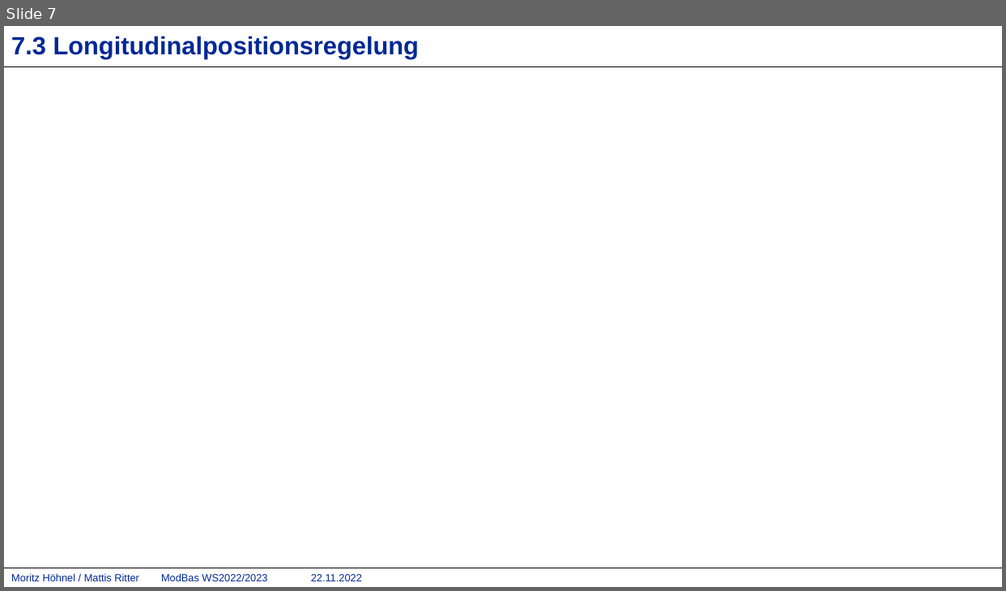
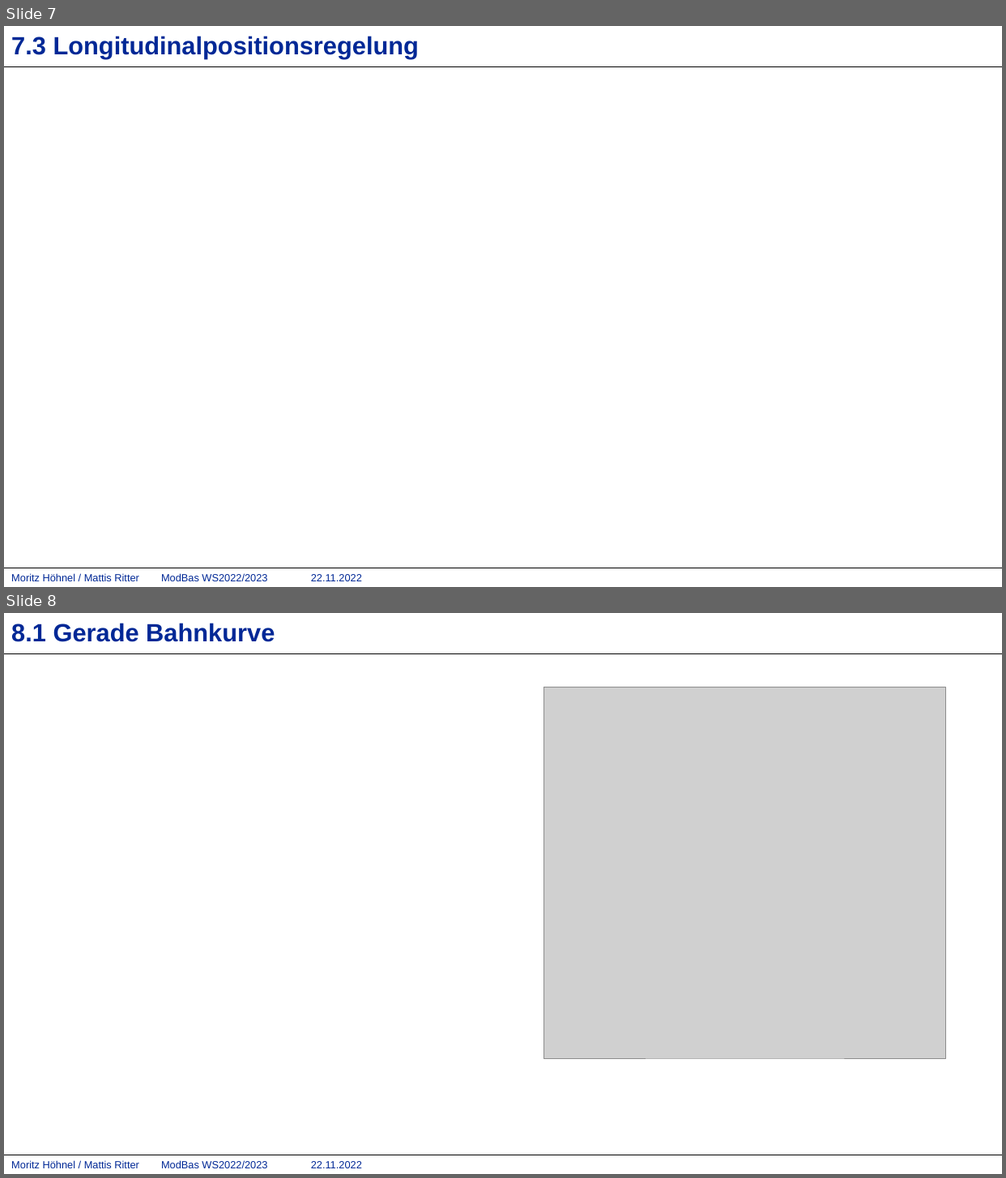
Before and after one commit to mattisritter/VerteilteSysteme, a slide deck: Modbas/Doku/ModBas.pptx. Shown one above the other, each under a label of ours: slide 7 before the commit, slides 7 and 8 after it. The pictures are 1006x591 and 1006x1178 pixels, drawn with LibreOffice and Linux fonts; fonts in the diff are those of the drawing; grey boxes stand for pictures; background and template pictures are left out. Boxes give left, top, right and bottom in pixels: in the first picture for what was removed or moved away, otherwise in the second. Text is boxed around its words. In the diff, an @@ line names an element or a change of style, - is before the commit and + after.

```diff
--- a/Modbas/Doku/ModBas.pptx
+++ b/Modbas/Doku/ModBas.pptx
@@ slide 8 added at (x1=4, y1=613, x2=1002, y2=1174), background #FFFFFF; not listed: 3 template elements that a slide beside it also shows @@
@@ title added at (x1=11, y1=623, x2=275, y2=642), 24 pt, text #002896, bold @@
+8.1 Gerade Bahnkurve
@@ picture added at (x1=544, y1=687, x2=947, y2=1059) @@
```
Also in this commit, not shown: 1 other file.
